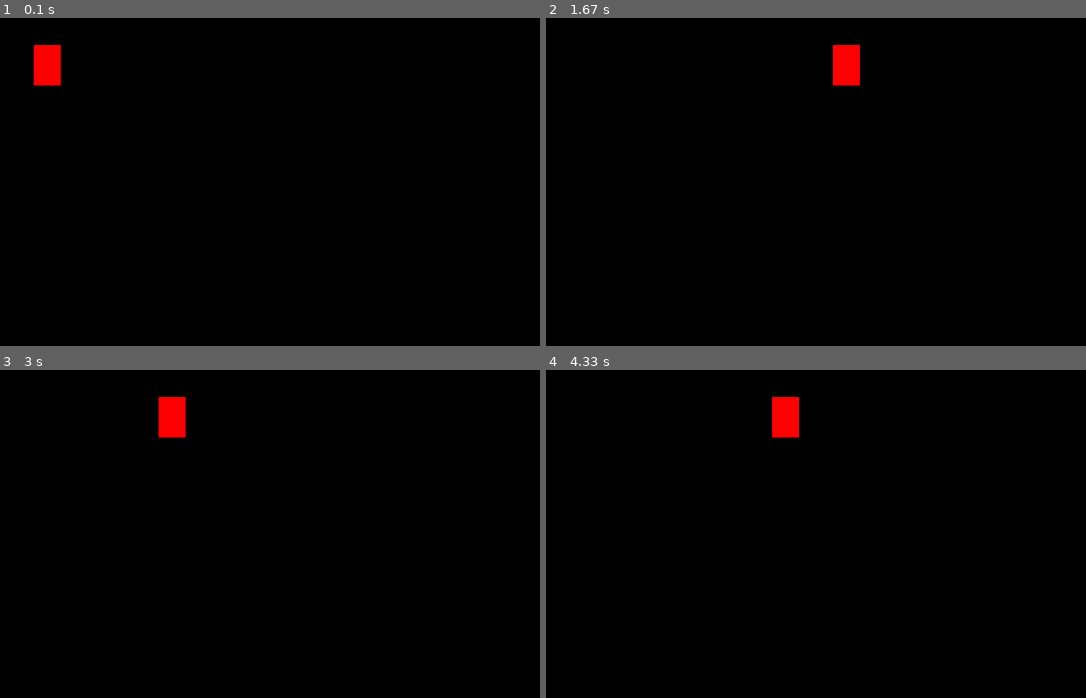
Above: before the commit, frames 1-4 (two rows, left to right).
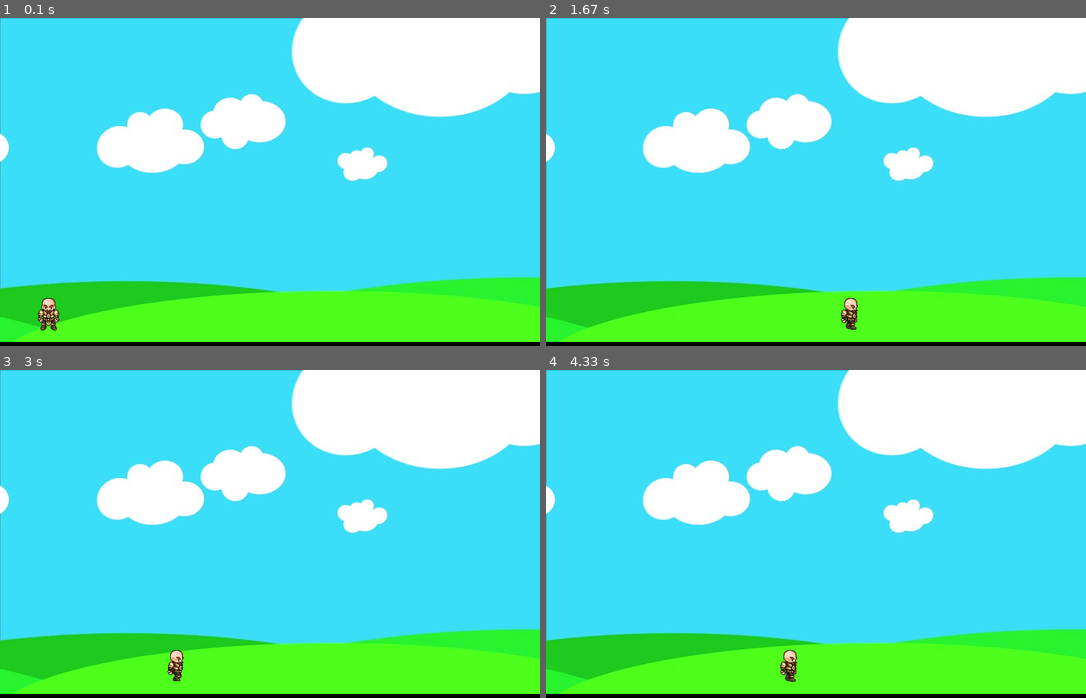
Above: after the commit, the same moments.

Repository: MatrixVI7/Pygame-Game-Menu-Project
Game: pygame game, started from python1.py
Two runs of this game, one before a commit and one after it. Both use one fixed random seed, a clock stepped at 60 frames per second and the inputs below.
Inputs:
- Up to frame 1 (0.1 s): no input
- Up to frame 2 (1.67 s): hold Space 0.33-0.8 s; hold D 0.33-0.8 s; hold D 0.83-1.3 s; hold D from 1.33 s (still down)
- Up to frame 3 (3 s): release D at 1.8 s; hold A 1.83-2.37 s; hold A 2.4-2.8 s; hold D from 2.83 s (still down)
- Up to frame 4 (4.33 s): release D at 3.47 s; hold A 3.5-3.97 s; hold D from 4 s (still down)

The runs differ from the first frame. In frame 1, 99% of the frame differs, in the area x 0-100%, y 0-99%; in frame 2, 99%; in frame 3, 99%; in frame 4, 99%.

Commit message:
Add files via upload

Diff:
--- a/python1.py
+++ b/python1.py
@@ -15,46 +15,78 @@
 
 pygame.display.set_caption("TEST PROJECT")
 
-x = 50
-y=  40
-width = 40
-height = 60
+walkRight = [pygame.image.load('PythonProject/R1.png'), pygame.image.load('PythonProject/R2.png'), pygame.image.load('PythonProject/R3.png'), pygame.image.load('PythonProject/R4.png'), pygame.image.load('PythonProject/R5.png'), pygame.image.load('PythonProject/R6.png'), pygame.image.load('PythonProject/R7.png'), pygame.image.load('PythonProject/R8.png'), pygame.image.load('PythonProject/R9.png')]
+walkLeft = [pygame.image.load('PythonProject/L1.png'), pygame.image.load('PythonProject/L2.png'), pygame.image.load('PythonProject/L3.png'), pygame.image.load('PythonProject/L4.png'), pygame.image.load('PythonProject/L5.png'), pygame.image.load('PythonProject/L6.png'), pygame.image.load('PythonProject/L7.png'), pygame.image.load('PythonProject/L8.png'), pygame.image.load('PythonProject/L9.png')]
+bg = pygame.image.load('PythonProject/bg.jpg')
+char = pygame.image.load('PythonProject/standing.png')
+
+x = 40
+y=  400
+width = 64
+height = 64
 vel = 5
 
 isJump = False
 jumpCount = 10
 
+left = False
+right = False
+walkCount = 0
+
+def redrawGameWindow():
+    global walkCount
+
+    screen.blit(bg, (0,0))
+
+    if walkCount +1 >= 27:
+        walkCount = 0
+
+    if left:
+        screen.blit(walkLeft[walkCount//3], (x,y))
+        walkCount += 1
+    elif right:
+        screen.blit(walkRight[walkCount//3], (x,y))
+        walkCount += 1
+    else:
+        screen.blit(char, (x,y))
+
+    pygame.display.update()
+
 while running:
     for event in pygame.event.get():
         if event.type == pygame.QUIT:
             running = False
-    screen.fill((0,0,0))
-
-
-    pygame.draw.rect(screen, (255,0,0), (x, y, width, height))
 
     keys = pygame.key.get_pressed()
     if not(isJump):
-
-        if keys[pygame.K_w] and y > 0:
-            y -= vel
-        if keys[pygame.K_s] and y < 600 - height:
-            y += vel
         if keys[pygame.K_SPACE]:
             isJump = True
+            right = False
+            left = False
     else:
             if jumpCount >= -10:
                 y -= (jumpCount * abs(jumpCount)) * 0.5
                 jumpCount -= 1
+                right = False
+                left = False
             else:
                 jumpCount = 10
                 isJump = False
 
     if keys[pygame.K_a] and x > 0:
         x -= vel
-    if keys[pygame.K_d] and x < screenwidth - width:
+        left = True
+        right = False
+    elif keys[pygame.K_d] and x < screenwidth - width:
         x += vel
+        right = True
+        left = False
+    else:
+        right = False
+        left = False
+        walkCount = 0
 
+    redrawGameWindow()
     pygame.display.update()
     dt = clock.tick(60) / 1000
 
Binary file added: PythonProject/L1.png
Binary file added: PythonProject/L10E.png
Binary file added: PythonProject/L11E.png
Binary file added: PythonProject/L1E.png
Binary file added: PythonProject/L2.png
Binary file added: PythonProject/L2E.png
Binary file added: PythonProject/L3.png
Binary file added: PythonProject/L3E.png
Binary file added: PythonProject/L4.png
Binary file added: PythonProject/L4E.png
Binary file added: PythonProject/L5.png
Binary file added: PythonProject/L5E.png
(and 31 more such lines)
